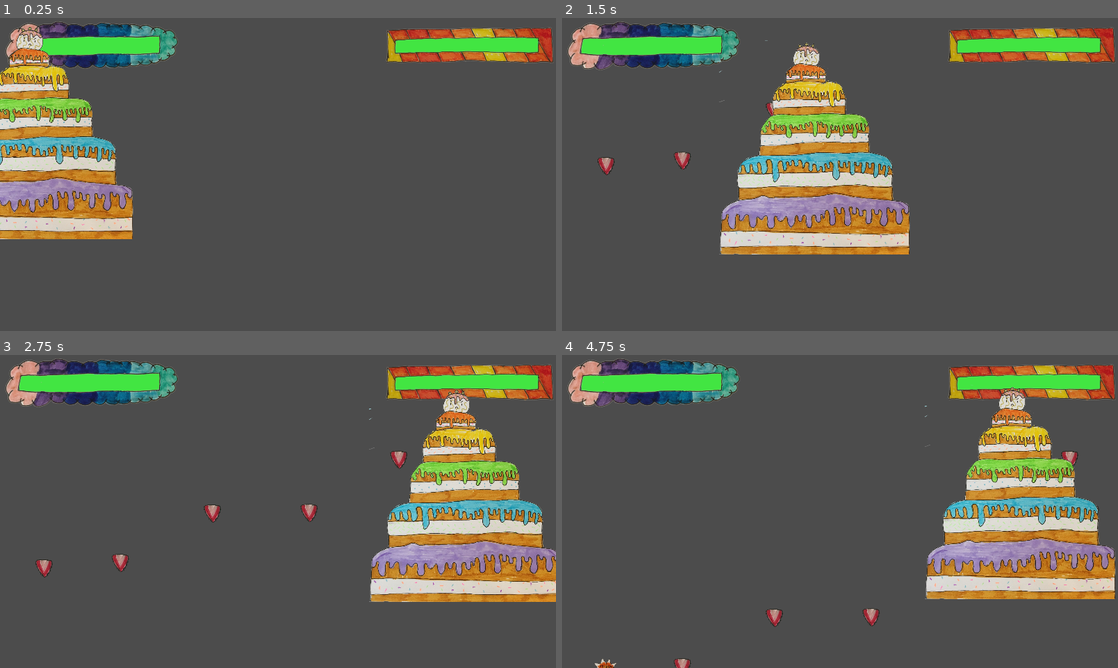
Above: before the commit, frames 1-4 (two rows, left to right).
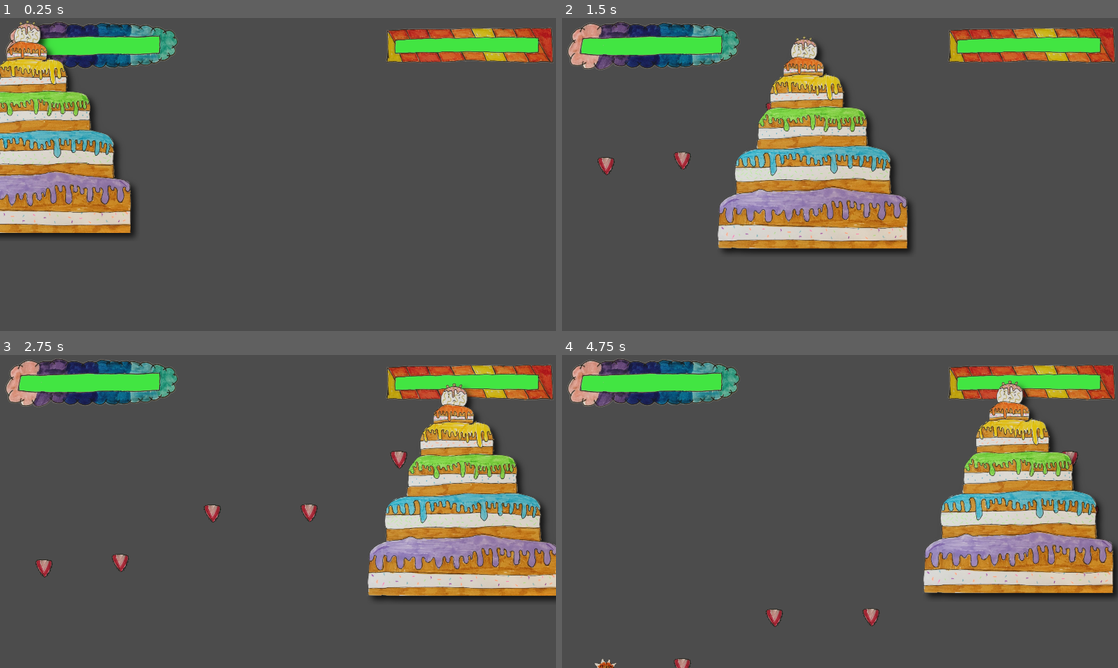
Above: after the commit, the same moments.

Repository: sdt/cake-invaders
Game: Godot game, scene res://Level6.tscn
The game is run twice, just before and just after one commit, with the same random seed, the same clock (stepped at 60 frames per second) and the same inputs. This scene is started directly instead of the project's main scene.
Inputs:
- Up to frame 1 (0.25 s): no input
- Up to frame 2 (1.5 s): hold Right 0.53-1.28 s; tap Space at 0.77 s; hold Left from 1.28 s (still down)
- Up to frame 3 (2.75 s): tap Space at 1.52 s; release Left at 2.03 s; hold Right from 2.03 s (still down)
- Up to frame 4 (4.75 s): tap Space at 3.02, 3.77, 4.52 s; release Right at 3.53 s; hold Left from 3.53 s (still down)

The runs differ from the first frame. In frame 1, 9.1% of the frame differs, in the area x 0-25%, y 0-71%; in frame 2, 12%; in frame 3, 12%; in frame 4, 12%, in the area x 65-100%, y 8-78%.
Error in both runs: Invalid call. Nonexistent function 'setMessage' in base 'Nil'. (res://GameLevel.gd:17)

Commit message:
Resize & drop shadow level 6

Diff:
--- a/DeathCake.tscn
+++ b/DeathCake.tscn
@@ -14,4 +14,4 @@
 collision_mask = 2
 
 [node name="CollisionPolygon2D" type="CollisionPolygon2D" parent="Area2D"]
-polygon = PoolVector2Array( -458.01, 502.514, -448.666, 304.424, -372.047, 248.361, -368.309, 93.2527, -274.871, 27.8458, -269.264, -86.1493, -207.595, -157.163, -215.07, -252.47, -149.663, -310.402, -151.532, -351.515, -110.419, -387.021, -106.681, -461.772, -71.1747, -471.116, 1.7074, -465.51, 14.7888, -388.89, 44.6891, -362.727, 57.7705, -310.402, 110.096, -310.402, 145.603, -159.031, 227.829, -153.425, 259.598, 20.3707, 293.236, 29.7145, 364.249, 67.09, 369.855, 153.053, 371.724, 250.229, 427.787, 259.573, 446.475, 513.726 )
+polygon = PoolVector2Array( -330.282, 183.048, -280.448, 165.587, -276.711, 60.9357, -251.794, 24.8062, -205.698, 8.61014, -196.977, -94.7952, -160.847, -137.154, -157.11, -205.676, -120.98, -243.597, -112.259, -274.743, -86.0963, -303.398, -92.3255, -325.823, -69.9002, -365.69, -43.7374, -371.92, -3.8703, -354.478, -3.8703, -305.89, 19.8008, -287.202, 22.2925, -252.841, 78.3556, -235.399, 94.5516, -134.485, 141.894, -131.993, 171.794, -107.076, 176.778, 1.31235, 236.578, 13.7708, 251.528, 39.9336, 261.495, 164.518, 316.312, 191.927, 317.528, 362.356, -340.249, 352.484 )
--- a/Level6.tscn
+++ b/Level6.tscn
@@ -14,7 +14,6 @@
 
 [node name="DeathCake" parent="." instance=ExtResource( 2 )]
 position = Vector2( 866.175, 428.883 )
-scale = Vector2( 0.73, 0.73 )
 health = 120
 missileTime = 0.5
 missileOffset = Vector2( 0, -100 )
Binary file changed: BIGCAKE.png
